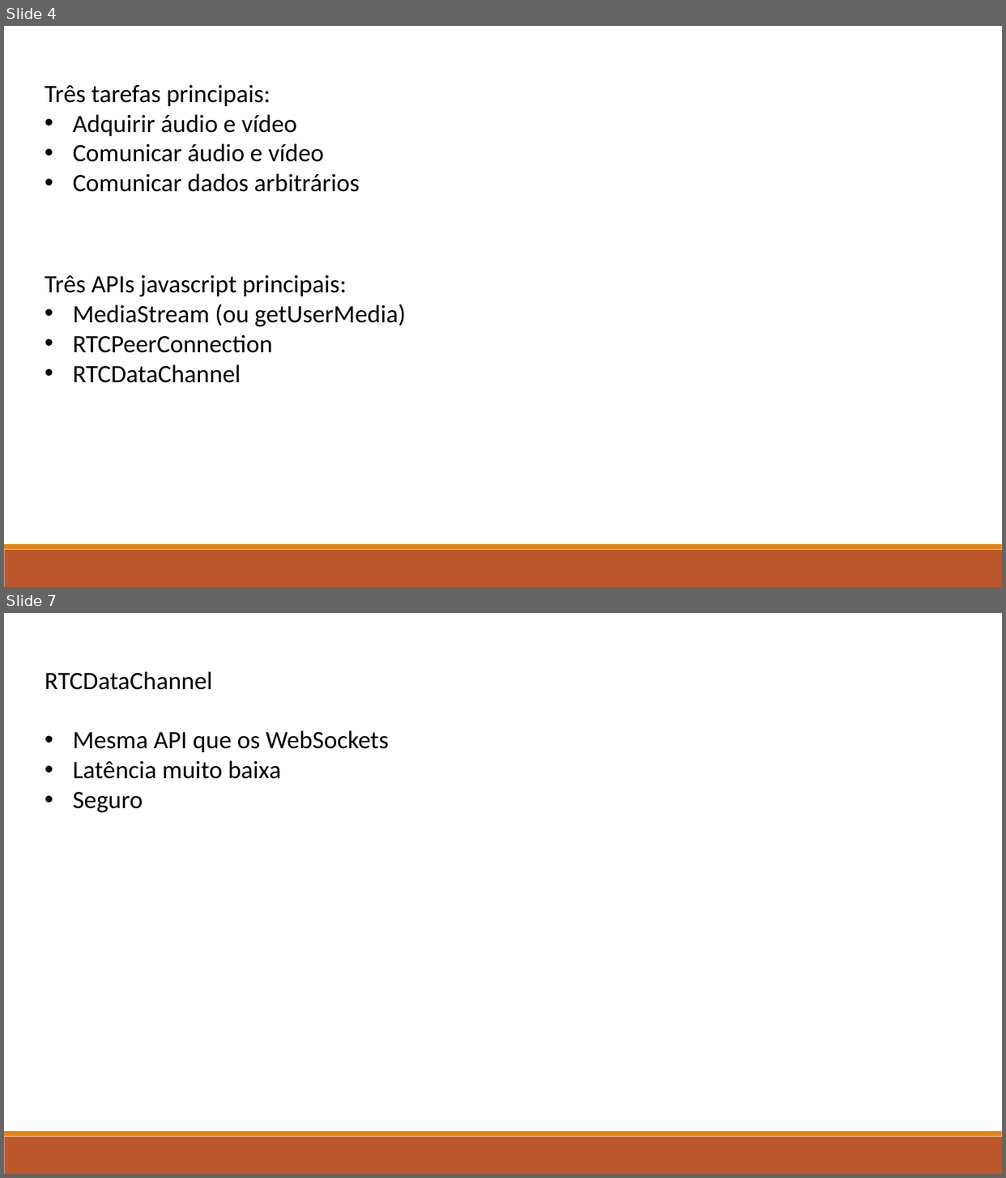
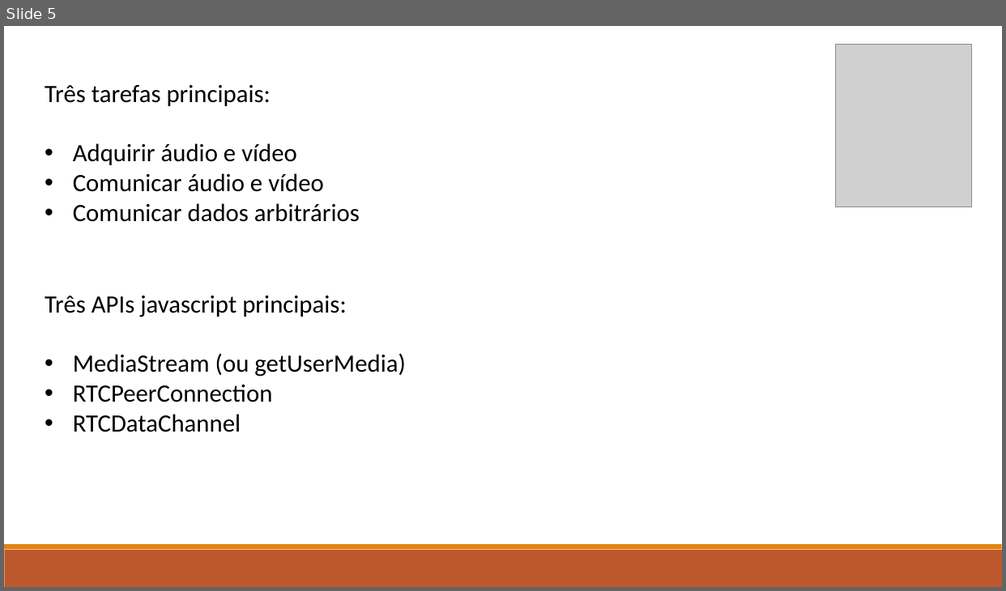
Before and after one commit to marcorlsrodrigues/pwc, a slide deck: WebRTC File Transfer - Marco Rodrigues.pptx. Shown one above the other, each under a label of ours: slides 4 and 7 before the commit, slide 5 after it; the slides between them are not shown. The pictures are 1006x1178 and 1006x591 pixels, drawn with LibreOffice and Linux fonts; fonts in the diff are those of the drawing; grey boxes stand for pictures. Boxes give left, top, right and bottom in pixels: in the first picture for what was removed or moved away, otherwise in the second. Text is boxed around its words. In the diff, an @@ line names an element or a change of style, - is before the commit and + after.

```diff
--- a/WebRTC File Transfer - Marco Rodrigues.pptx
+++ b/WebRTC File Transfer - Marco Rodrigues.pptx
@@ slide 7 removed at (4,613,1002,1174), background #FFFFFF; not listed: 2 template elements that a slide beside it also shows @@
@@ text removed at (44,671,389,813) @@
-RTCDataChannel
-• Mesma API que os WebSockets
-• Latência muito baixa
-• Seguro
@@ what was slide 4 is now slide 5 @@
@@ slide 5 changed as well @@
@@ picture added at (836,45,972,207) @@
@@ text "Três tarefas principais:" rewrapped from (44,85,360,192) to (44,85,360,222) @@
@@ text "Três APIs javascript principais:" rewrapped from (44,275,405,383) to (44,296,405,433) @@
```
Also in this commit, not shown: 5 other slides changed, 4 slides added, 3 other slides removed, 4 other files.
